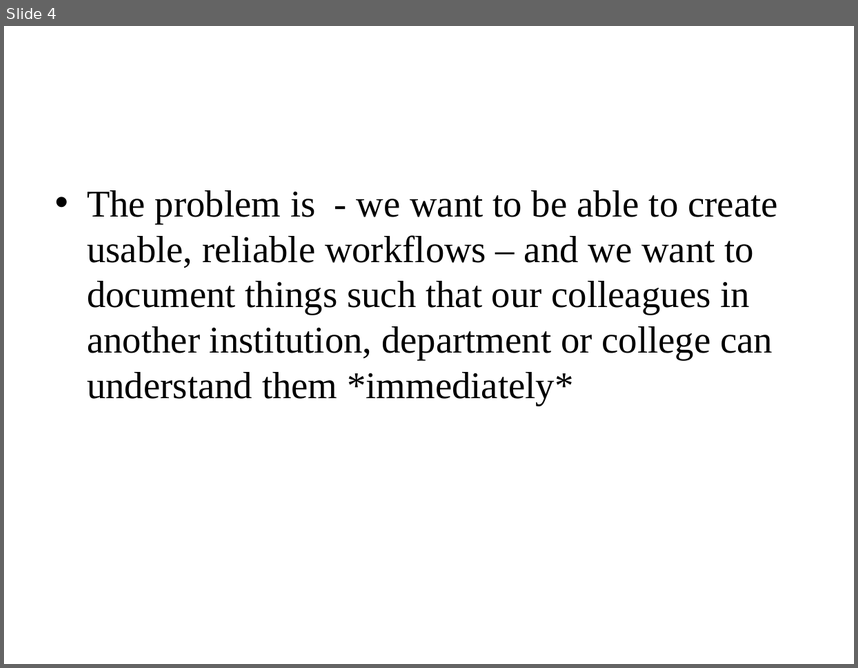
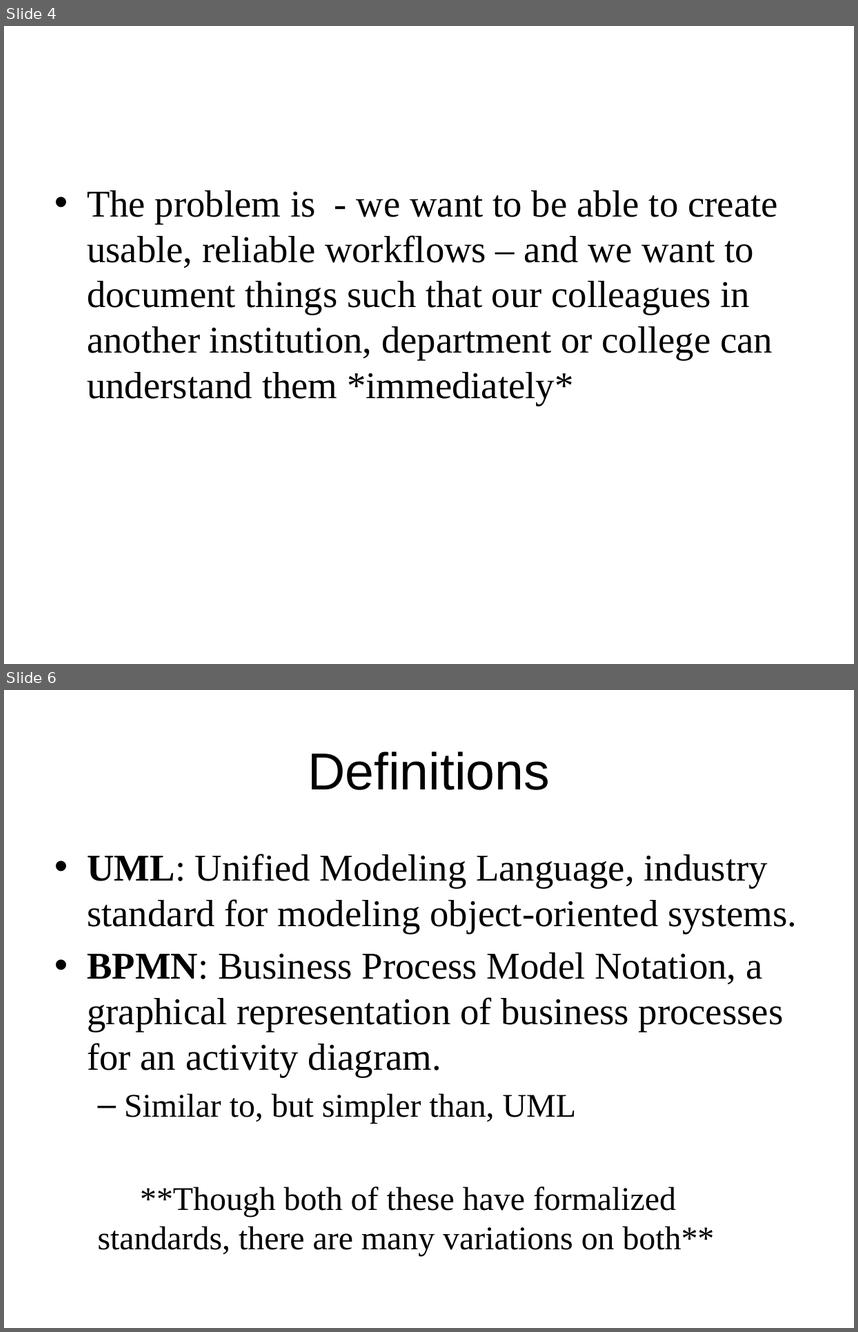
Before and after one commit to DataCurationWorkshop/HongKongCurationWorkshop, a slide deck: Day_3/Lab/Day_3_SystemsAnalysisForDataCuration.pptx. Shown one above the other, each under a label of ours: slide 4 before the commit, slides 4 and 6 after it; the slides between them are not shown. The pictures are 858x668 and 858x1332 pixels, drawn with LibreOffice and Linux fonts; fonts in the diff are those of the drawing; background and template pictures are left out. Boxes give left, top, right and bottom in pixels: in the first picture for what was removed or moved away, otherwise in the second. Text is boxed around its words. In the diff, an @@ line names an element or a change of style, - is before the commit and + after.

```diff
--- a/Day_3/Lab/Day_3_SystemsAnalysisForDataCuration.pptx
+++ b/Day_3/Lab/Day_3_SystemsAnalysisForDataCuration.pptx
@@ slide 6 added at (4, 690, 854, 1328), background #FFFFFF @@
@@ title added at (308, 751, 550, 790), 44 pt, text #000000 @@
+Definitions
@@ text added at (87, 854, 797, 1256), 32 pt, text #000000 @@
+• UML: Unified Modeling Language, industry standard for modeling object-oriented systems.
+• BPMN: Business Process Model Notation, a graphical representation of business processes for an activity diagram.
+  – Similar to, but simpler than, UML
+  **Though both of these have formalized standards, there are many variations on both**
```
Also in this commit, not shown: 9 other slides added, 11 other files.
